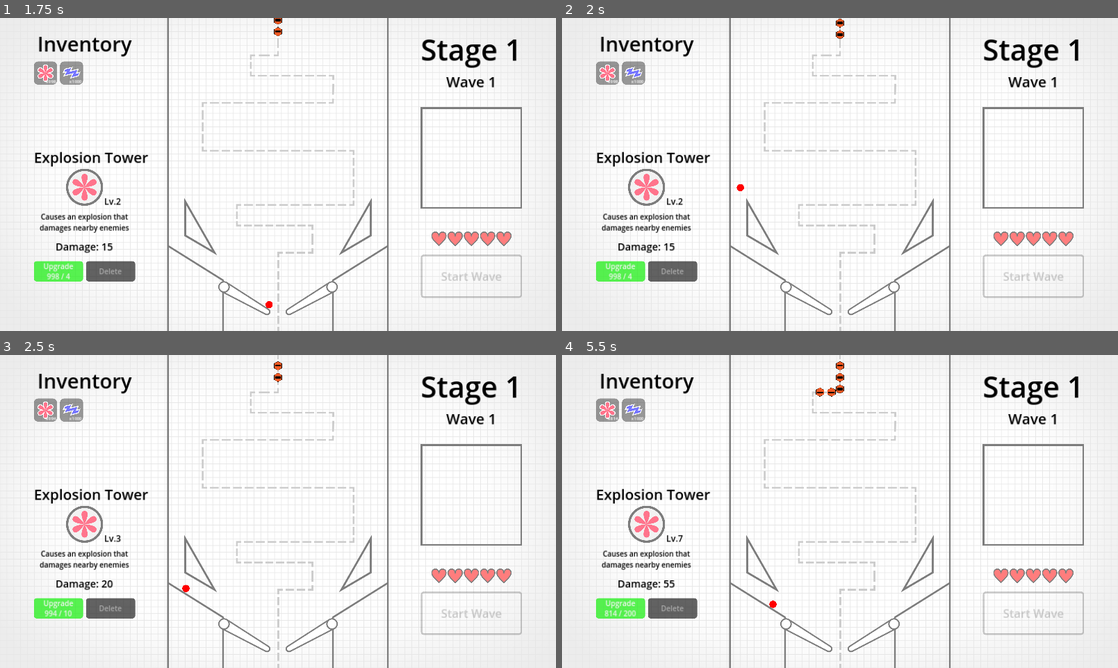
Above: before the commit, frames 1-4 (two rows, left to right).
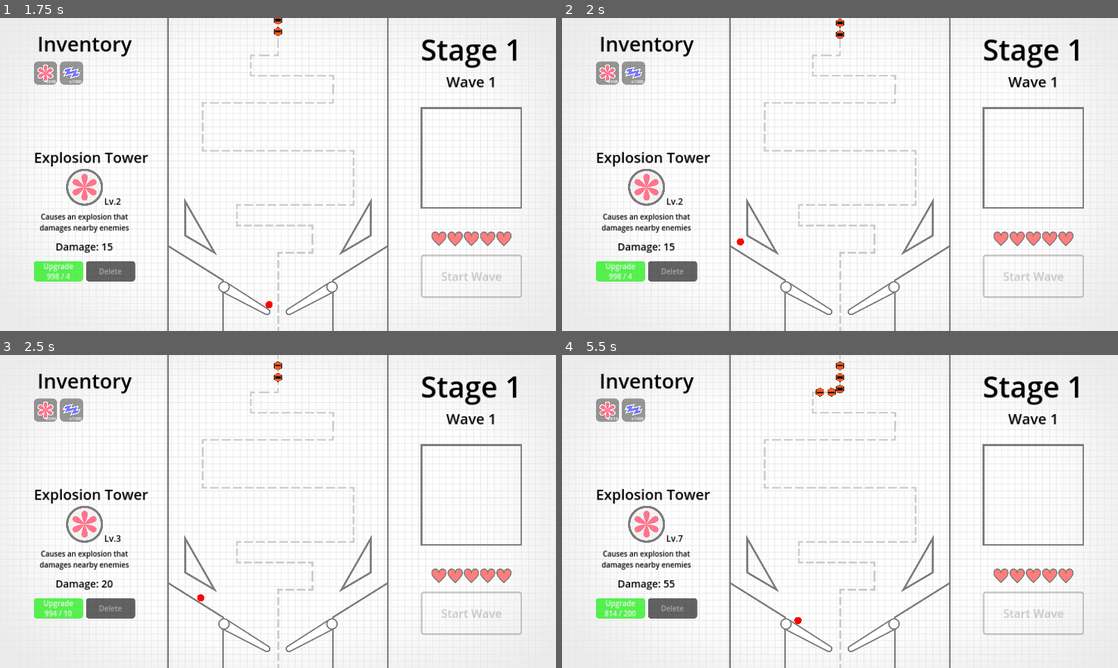
Above: after the commit, the same moments.

Repository: cxhuy/ptd
Game: Godot game, scene res://scenes/game.tscn
Two runs of this game, one before a commit and one after it. Both use one fixed random seed, a clock stepped at 60 frames per second and the inputs below.
Inputs:
- Up to frame 1 (1.75 s): click "Start Wave" at 0.5 s; click "Upgrade 1000 / 2" at 1.25 s
- Up to frame 2 (2 s): no input
- Up to frame 3 (2.5 s): click "Upgrade 998 / 4" at 2 s
- Up to frame 4 (5.5 s): click "Upgrade 994 / 10" at 2.75 s; click "Upgrade 984 / 20" at 3.5 s; click "Upgrade 964 / 50" at 4.25 s; click "Upgrade 914 / 100" at 5 s

Frame 1 is identical in both runs. In frame 2, less than 0.1% of the frame differs, in the area x 31-33%, y 53-73%; in frame 3, less than 0.1%; in frame 4, less than 0.1%, in the area x 37-44%, y 78-86%.

Commit message:
feat: change ball spawn position

Diff:
--- a/scripts/game.gd
+++ b/scripts/game.gd
@@ -5,12 +5,13 @@
 var enemySpawnFinish: bool = false
 var inGame: bool = false
 var waveStartButton
+var ballSpawnPos: Vector2 = Vector2(616, 770)
 
 
 func _input(event):
 	if Input.is_action_pressed("addBall"):
 		var ballInstance = ball.instantiate()
-		ballInstance.set_global_position(Vector2(616, 583))
+		ballInstance.set_global_position(ballSpawnPos)
 		add_child(ballInstance)
 
 
@@ -51,7 +52,7 @@
 	# If ball is dropped add a new one
 	if inGame and get_tree().get_nodes_in_group("Balls").size() == 0:
 		var ballInstance = ball.instantiate()
-		ballInstance.set_global_position(Vector2(616, 583))
+		ballInstance.set_global_position(ballSpawnPos)
 		add_child(ballInstance)
 
 
